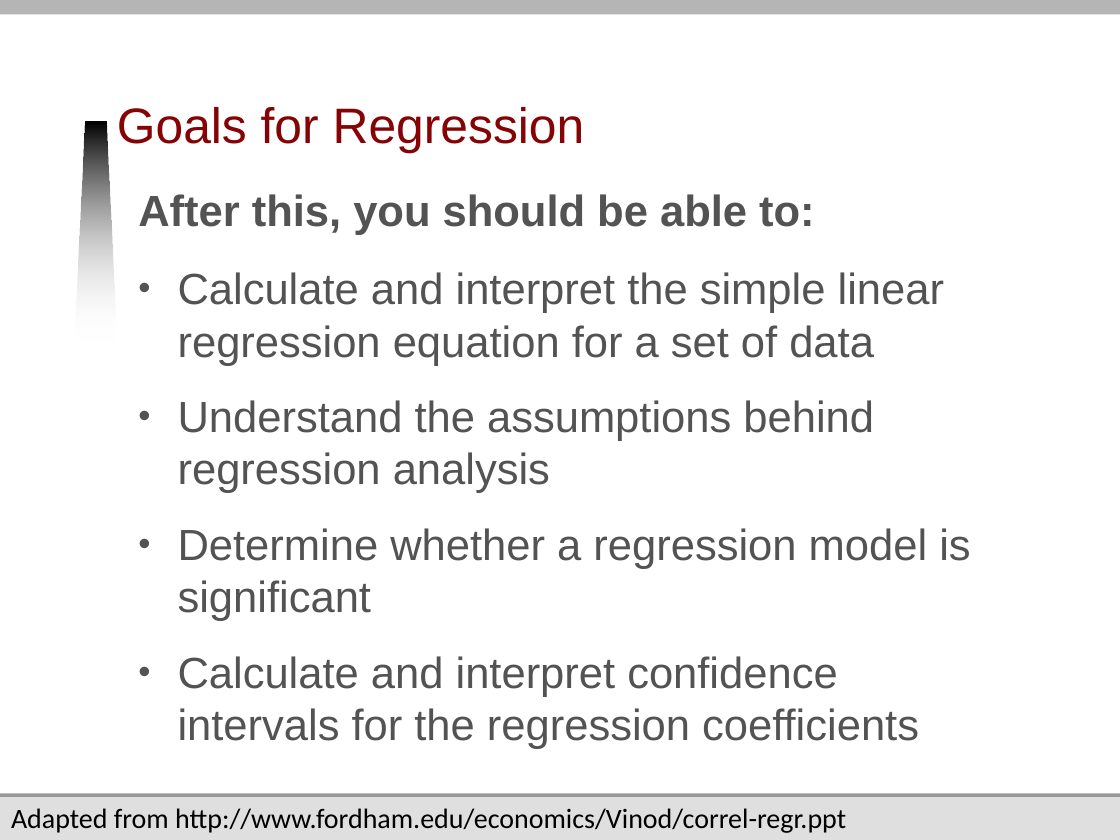
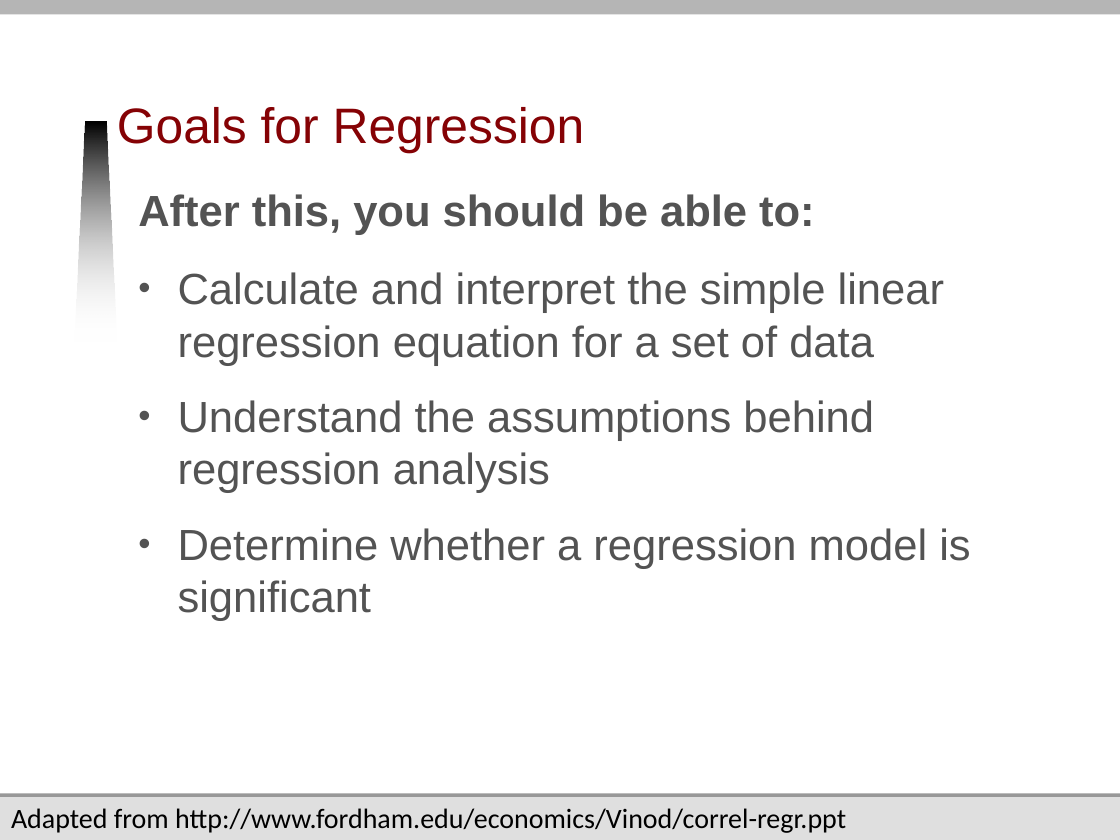
Before and after one commit to jmankoff/data, a slide deck: slide 59 of Lectures/9 Correlation and Regression.pptx (slide 54 before the commit). Drawn at 1120x840 pixels with LibreOffice and Linux fonts; fonts in the diff are those of the drawing; background and template pictures are left out. Boxes give left, top, right and bottom in pixels: in the first picture for what was removed or moved away, otherwise in the second. Text is boxed around its words. In the diff, an @@ line names an element or a change of style, - is before the commit and + after.

```diff
--- a/Lectures/9 Correlation and Regression.pptx
+++ b/Lectures/9 Correlation and Regression.pptx
@@ text at <box>178,656,919,749</box>: paragraph removed @@
-• Calculate and interpret confidence intervals for the regression coefficients
```
Also in this commit, not shown: 1 other slide changed, 8 slides added, 1 slide removed.
